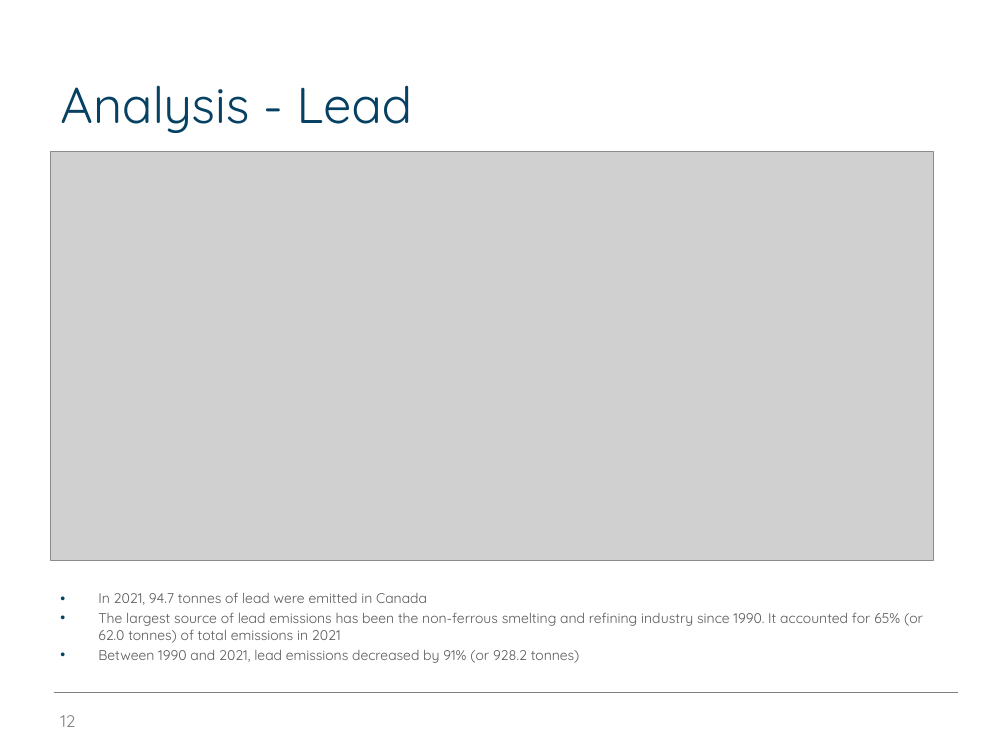
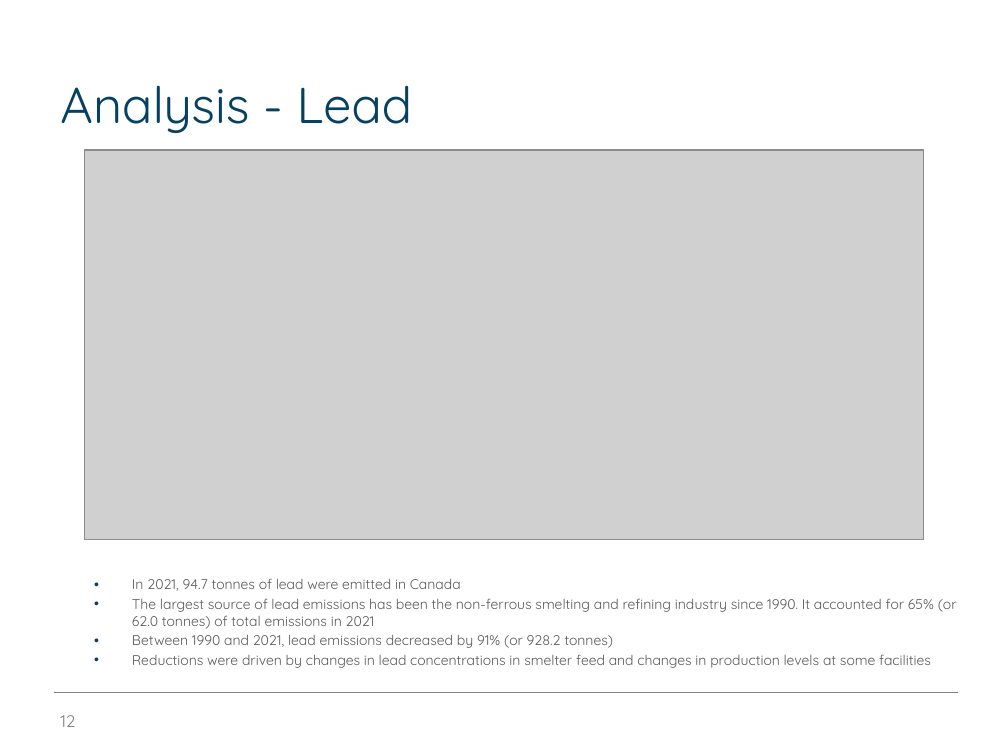
Before and after one commit to edimaudo/hackathon_coding_challenges, a slide deck: slide 12 of open_data_platform_hackathon/osdp_deck.pptx. Drawn at 1008x756 pixels with LibreOffice and Linux fonts; fonts in the diff are those of the drawing; grey boxes stand for pictures; background and template pictures are left out. Boxes give left, top, right and bottom in pixels: in the first picture for what was removed or moved away, otherwise in the second. Text is boxed around its words. In the diff, an @@ line names an element or a change of style, - is before the commit and + after.

```diff
--- a/open_data_platform_hackathon/osdp_deck.pptx
+++ b/open_data_platform_hackathon/osdp_deck.pptx
@@ picture: place and size @@
-picture at (50,151,933,560)
+picture at (84,150,923,540)
@@ text "In 2021, 94.7 tonnes of ...": place and size @@
-text "In 2021, 94.7 tonnes of ..." at (98,593,923,663)
+text "In 2021, 94.7 tonnes of ..." at (132,578,957,668)
@@ text at (132,654,931,668): paragraph added @@
+• Reductions were driven by changes in lead concentrations in smelter feed and changes in production levels at some facilities
```
Also in this commit, not shown: 12 other slides changed.
